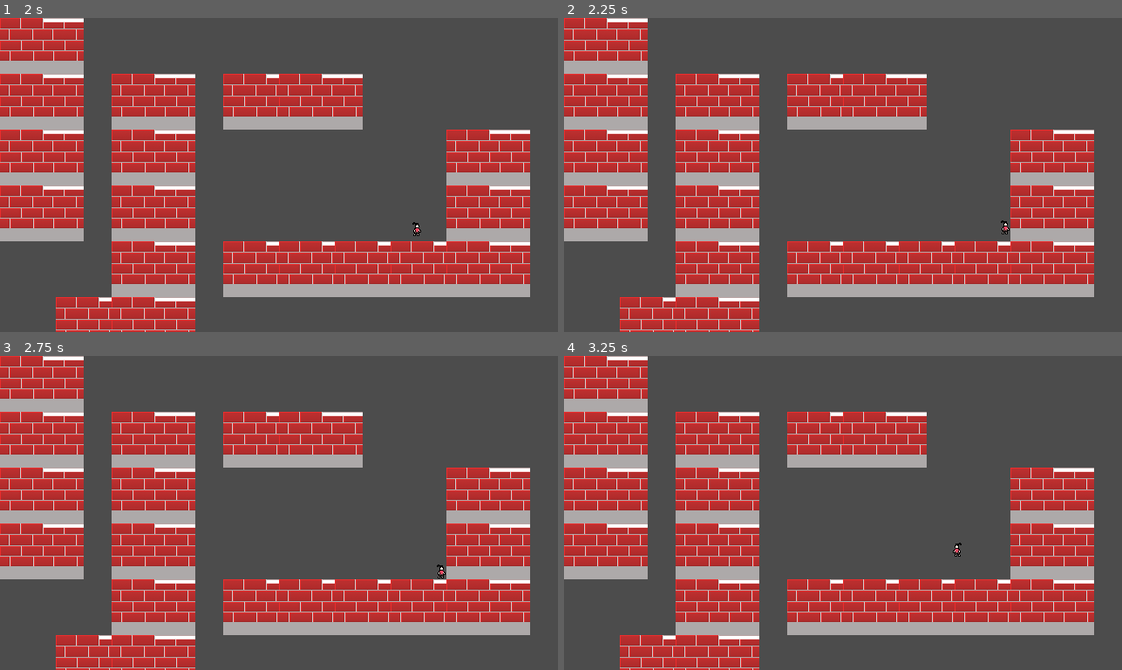
Above: before the commit, frames 1-4 (two rows, left to right).
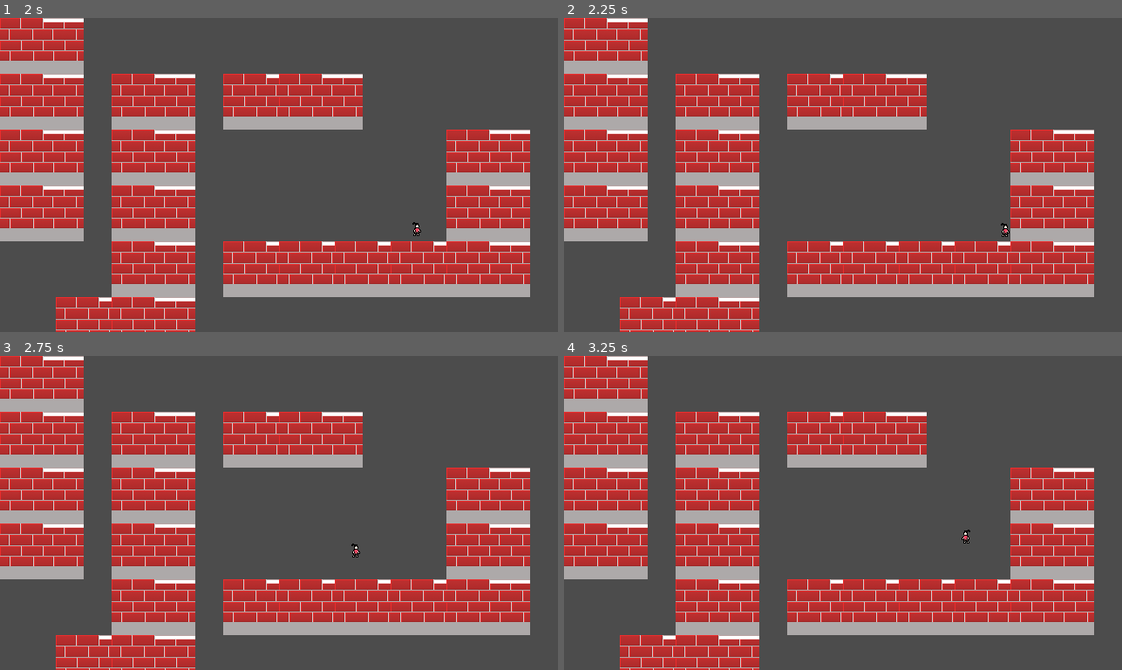
Above: after the commit, the same moments.

Repository: marcelo-lemos/Softwarrior
Game: Godot game, scene res://Nodes/UI/TitleScreen.tscn
Two runs of this game, one before a commit and one after it. Both use one fixed random seed, a clock stepped at 60 frames per second and the inputs below. The engine's default icon, where the game draws it, is replaced by a stand-in: a white triangle on a blue panel in a dark square.
Inputs (mouse positions are in pixels of both pictures, inside the frame that each line leads up to):
- Up to frame 1 (2 s): click (128, 140) at 0.5 s; tap Enter (ui_accept) at 1.25 s; hold Right (ui_right) from 1.28 s (still down); hold C (dash) from 1.28 s (still down); tap Z (jump) at 1.52, 1.55, 1.82 s
- Up to frame 2 (2.25 s): keep holding Right (ui_right); tap Enter (ui_accept) at 2 s; release C (dash) at 2.03 s; tap Z (jump) at 2.1 s
- Up to frame 3 (2.75 s): keep holding Right (ui_right); tap Z (jump) at 2.27, 2.57 s; tap C (dash) at 2.3 s
- Up to frame 4 (3.25 s): release Right (ui_right) at 2.78 s; hold Left (ui_left) from 2.78 s (still down); hold C (dash) from 2.78 s (still down); tap Z (jump) at 3.05 s

Frame 1 is identical in both runs. In frame 2, less than 0.1% of the frame differs, in the area x 78-80%, y 64-70%; in frame 3, less than 0.1%, in the area x 62-80%, y 59-71%; in frame 4, less than 0.1%.

Commit message:
implemented wall mechanics, removed unnecessary states

Diff:
--- a/game/Nodes/Characters/Player/Jump.gd
+++ /dev/null
@@ -1,38 +0,0 @@
-extends "Motion.gd"
-
-const JUMP_FORCE = -300
-const AIR_MOVE_SPEED = 200
-var jump_var_height = 100
-
-func enter():
-	print("Entered JUMP")
-	player.velocity.y = JUMP_FORCE
-
-func exit():
-	print("Exiting JUMP")
-	.exit()
-
-func handle_input(event):
-	if event.is_action_pressed("jump") and player.has_double_jump:
-		emit_signal("finished", "second_jump")
-	.handle_input(event)
-
-func update(delta):
-	if body.is_on_floor():
-		emit_signal("finished", "move")
-	elif check_wall(wallDetection):
-		emit_signal("finished", "on_wall")
-
-	var input_direction = get_input_direction()
-	player.velocity.x = input_direction[0] * AIR_MOVE_SPEED
-
-	player.velocity.x = lerp(player.velocity.x, player.velocity.x, 0.15)
-
-	if(Input.is_action_just_released("jump")):
-		check_jump_cut(jump_var_height)
-
-	.update(delta)
-
-func check_jump_cut(jump_height):
-	if player.velocity.y < -jump_height:
-		player.velocity.y = -jump_height
--- a/game/Nodes/Characters/Player/MidAir.gd
+++ b/game/Nodes/Characters/Player/MidAir.gd
@@ -1,14 +1,52 @@
-extends "Jump.gd"
+extends "Motion.gd"
+
+const MAX_AIR_SPEED = 200
+const AIR_ACCELERATION = 50
+const AIR_SLOWDOWN = 25
+
+const SECOND_JUMP_HEIGHT = -200
+
+var jump_var_height = 100
 
 func enter():
-	print("Entering MIDAIR")
-	pass
+	print("Entered AIR")
 
 func exit():
-	print("Exiting MIDAIR")
+	print("Exiting AIR")
+	.exit()
 
 func handle_input(event):
+	if event.is_action_pressed("jump") and player.has_double_jump:
+		player.velocity.y = SECOND_JUMP_HEIGHT
+		player.has_double_jump = false
 	.handle_input(event)
 
 func update(delta):
+	if body.is_on_floor():
+		emit_signal("finished", "move")
+	elif check_wall_left() and get_input_direction()[0] < 0:
+		emit_signal("finished", "on_wall")
+	elif check_wall_right() and get_input_direction()[0] > 0:
+		emit_signal("finished", "on_wall")
+
+	var input_direction = get_input_direction()
+	if input_direction:
+		player.velocity.x += input_direction[0] * AIR_ACCELERATION
+		player.velocity.x = (cap_velocity(player.velocity.x, MAX_AIR_SPEED))
+	elif player.velocity.x != 0:
+		apply_air_slowdown()
+
+	if(Input.is_action_just_released("jump")):
+		check_jump_cut(jump_var_height)
+
 	.update(delta)
+
+func check_jump_cut(jump_height):
+	if player.velocity.y < -jump_height:
+		player.velocity.y = -jump_height
+
+func apply_air_slowdown():
+	if player.velocity.x > 0:
+		player.velocity.x -= AIR_SLOWDOWN
+	elif player.velocity.x < 0:
+		player.velocity.x += AIR_SLOWDOWN
--- a/game/Nodes/Characters/Player/Motion.gd
+++ b/game/Nodes/Characters/Player/Motion.gd
@@ -13,7 +13,14 @@
 	return input_direction
 
 func update(delta):
+	check_direction()
 	check_sprite_dir()
+
+func check_direction():
+	if player.velocity.x > 0:
+		player.going_right = true
+	elif player.velocity.x < 0:
+		player.going_right = false
 
 func check_sprite_dir():
 	if player.velocity.x > 0:
@@ -21,8 +28,29 @@
 	elif player.velocity.x < 0:
 		sprite.flip_h = true
 
-func check_wall(wall_detection):
-	for raycast in wall_detection.get_children():
+func check_wall():
+	for raycast in wallDetection.get_children():
 		if raycast.is_colliding():
 			return true
 	return false
+
+func check_wall_left():
+	var head = wallDetection.get_node("FootLeft")
+	var foot = wallDetection.get_node("HeadLeft")
+	if head.is_colliding() or foot.is_colliding():
+		return true
+	return false
+
+func check_wall_right():
+	var head = wallDetection.get_node("FootRight")
+	var foot = wallDetection.get_node("HeadRight")
+	if head.is_colliding() or foot.is_colliding():
+		return true
+	return false
+
+func cap_velocity(current_velocity, max_velocity):
+	if current_velocity > max_velocity:
+		return max_velocity
+	if current_velocity < -max_velocity:
+		return -max_velocity
+	return current_velocity
--- a/game/Nodes/Characters/Player/Move.gd
+++ b/game/Nodes/Characters/Player/Move.gd
@@ -1,6 +1,11 @@
-extends "OnGround.gd"
+extends "Motion.gd"
 
 const MOVE_SPEED = 250
+const MOVE_ACCELERATION = 30
+const MAX_MOVE_SPEED = 250
+const GROUND_SLOWDOWN = 25
+
+const JUMP_FORCE = -300
 
 func enter():
 	print("Entering MOVE")
@@ -10,11 +15,28 @@
 	print("Exiting MOVE")
 
 func handle_input(event):
+	if event.is_action_pressed("jump") and body.is_on_floor():
+		player.velocity.y = JUMP_FORCE
+		emit_signal("finished", "mid_air")
 	return .handle_input(event)
 
 func update(delta):
-	player.velocity.x = get_input_direction()[0] * MOVE_SPEED
+	player.has_dash = true
+	player.has_double_jump = true
+
+	var input_direction = get_input_direction()
+	if input_direction:
+		player.velocity.x += get_input_direction()[0] * MOVE_ACCELERATION
+		player.velocity.x = cap_velocity(player.velocity.x, MAX_MOVE_SPEED)
+	elif player.velocity.x != 0:
+		apply_ground_slowdown()
 
 	if !body.is_on_floor():
 		emit_signal("finished", "mid_air")
 	.update(delta)
+
+func apply_ground_slowdown():
+	if player.velocity.x > 0:
+		player.velocity.x -= GROUND_SLOWDOWN
+	elif player.velocity.x < 0:
+		player.velocity.x += GROUND_SLOWDOWN
--- a/game/Nodes/Characters/Player/OnGround.gd
+++ /dev/null
@@ -1,11 +0,0 @@
-extends "Motion.gd"
-
-func handle_input(event):
-	if event.is_action_pressed("jump") and body.is_on_floor():
-		emit_signal("finished", "jump")
-	return .handle_input(event)
-
-func update(delta):
-	player.has_dash = true
-	player.has_double_jump = true
-	.update(delta)
--- a/game/Nodes/Characters/Player/OnWall.gd
+++ b/game/Nodes/Characters/Player/OnWall.gd
@@ -1,25 +1,48 @@
 extends "Motion.gd"
 
-const FRICTION = 8
+const WALL_SLIDE_VELOCITY = 50
+const WALL_JUMP_HEIGHT = -300
+const WALL_JUMP_HORIZONTAL = 200
+
+var wall_side
 
 func enter():
 	print("Entering ONWALL")
 	player.has_dash = true
+	player.has_double_jump = true
 	player.velocity.y = 0
 
 func exit():
 	print("Exiting ONWALL")
 
 func handle_input(event):
-	if event.is_action_pressed("jump") and get_input_direction()[0] != 0:
-		emit_signal("finished", "jump")
+	var inputH = get_input_direction()[0]
+
+	if (check_wall_right() and inputH < 0) or (check_wall_left() and inputH > 0):
+		emit_signal("finished", "mid_air")
+
+	if event.is_action_pressed("jump"):
+		if player.going_right:
+			player.velocity.x = -WALL_JUMP_HORIZONTAL
+			player.velocity.y = WALL_JUMP_HEIGHT
+			emit_signal("finished", "mid_air")
+		else:
+			player.velocity.x = WALL_JUMP_HORIZONTAL
+			player.velocity.y = WALL_JUMP_HEIGHT
+			emit_signal("finished", "mid_air")
+
 	.handle_input(event)
 
 func update(delta):
-	player.velocity.y -= FRICTION
-	player.velocity.x += 0.02
+	player.velocity.y = WALL_SLIDE_VELOCITY
 
 	if body.is_on_floor():
 		emit_signal("finished", "move")
 
+	elif player.going_right and !check_wall_right():
+		emit_signal("finished", "mid_air")
+
+	elif !player.going_right and !check_wall_left():
+		emit_signal("finished", "mid_air")
+
 	.update(delta)
--- a/game/Nodes/Characters/Player/Player.tscn
+++ b/game/Nodes/Characters/Player/Player.tscn
@@ -1,15 +1,13 @@
-[gd_scene load_steps=12 format=2]
+[gd_scene load_steps=10 format=2]
 
 [ext_resource path="res://Nodes/Characters/Player/PlayerController.gd" type="Script" id=1]
 [ext_resource path="res://Nodes/Characters/GenericCharacter.tscn" type="PackedScene" id=2]
 [ext_resource path="res://Assets/Sprites/MC/MapCharIdle0000.png" type="Texture" id=3]
 [ext_resource path="res://Nodes/Characters/Player/PlayerStateMachine.gd" type="Script" id=4]
 [ext_resource path="res://Nodes/Characters/Player/Move.gd" type="Script" id=5]
-[ext_resource path="res://Nodes/Characters/Player/Jump.gd" type="Script" id=6]
-[ext_resource path="res://Nodes/Characters/Player/Dash.gd" type="Script" id=7]
-[ext_resource path="res://Nodes/Characters/Player/MidAir.gd" type="Script" id=8]
-[ext_resource path="res://Nodes/Characters/Player/OnWall.gd" type="Script" id=9]
-[ext_resource path="res://Nodes/Characters/Player/SecondJump.gd" type="Script" id=10]
+[ext_resource path="res://Nodes/Characters/Player/Dash.gd" type="Script" id=6]
+[ext_resource path="res://Nodes/Characters/Player/MidAir.gd" type="Script" id=7]
+[ext_resource path="res://Nodes/Characters/Player/OnWall.gd" type="Script" id=8]
 
 [sub_resource type="RectangleShape2D" id=1]
 extents = Vector2( 6.11917, 8.2581 )
@@ -29,50 +27,46 @@
 
 [node name="WallDetection" type="Node2D" parent="GenericCharacter"]
 
-[node name="RayCastFootLeft" type="RayCast2D" parent="GenericCharacter/WallDetection"]
+[node name="FootLeft" type="RayCast2D" parent="GenericCharacter/WallDetection"]
 position = Vector2( 0, 6 )
 rotation = -3.14159
+enabled = true
 cast_to = Vector2( 10, 0 )
 collision_mask = 2
 
-[node name="RayCastHeadLeft" type="RayCast2D" parent="GenericCharacter/WallDetection"]
+[node name="HeadLeft" type="RayCast2D" parent="GenericCharacter/WallDetection"]
 position = Vector2( 0, -5.14 )
 rotation = -3.14159
+enabled = true
 cast_to = Vector2( 10, 0 )
 collision_mask = 2
 
-[node name="RayCastHeadRight" type="RayCast2D" parent="GenericCharacter/WallDetection"]
+[node name="HeadRight" type="RayCast2D" parent="GenericCharacter/WallDetection"]
 position = Vector2( 0, -5.14 )
+enabled = true
 cast_to = Vector2( 10, 0 )
 collision_mask = 2
 
-[node name="RayCastFootRight" type="RayCast2D" parent="GenericCharacter/WallDetection"]
+[node name="FootRight" type="RayCast2D" parent="GenericCharacter/WallDetection"]
 position = Vector2( 0, 6 )
 enabled = true
 cast_to = Vector2( 10, 0 )
 collision_mask = 2
 
 [node name="StateMachine" type="Node" parent="GenericCharacter"]
-editor/display_folded = true
 script = ExtResource( 4 )
 START_STATE = NodePath("Move")
 
 [node name="Move" type="Node" parent="GenericCharacter/StateMachine"]
 script = ExtResource( 5 )
 
-[node name="Jump" type="Node" parent="GenericCharacter/StateMachine"]
+[node name="Dash" type="Node" parent="GenericCharacter/StateMachine"]
 script = ExtResource( 6 )
 
-[node name="Dash" type="Node" parent="GenericCharacter/StateMachine"]
+[node name="MidAir" type="Node" parent="GenericCharacter/StateMachine"]
 script = ExtResource( 7 )
 
-[node name="MidAir" type="Node" parent="GenericCharacter/StateMachine"]
+[node name="OnWall" type="Node" parent="GenericCharacter/StateMachine"]
 script = ExtResource( 8 )
 
-[node name="OnWall" type="Node" parent="GenericCharacter/StateMachine"]
-script = ExtResource( 9 )
-
-[node name="SecondJump" type="Node" parent="GenericCharacter/StateMachine"]
-script = ExtResource( 10 )
-
 [editable path="GenericCharacter"]
--- a/game/Nodes/Characters/Player/PlayerController.gd
+++ b/game/Nodes/Characters/Player/PlayerController.gd
@@ -2,6 +2,8 @@
 
 const GRAVITY = 10.0
 const NORMAL = Vector2(0,-1)
+
+var going_right = true
 
 #physics vars
 onready var body = get_node("GenericCharacter")
--- a/game/Nodes/Characters/Player/SecondJump.gd
+++ /dev/null
@@ -1,17 +0,0 @@
-extends "Jump.gd"
-
-const SECOND_JUMP_HEIGHT = -200
-
-func enter():
-	print("Entering DJ")
-	player.has_double_jump = false
-	player.velocity.y = SECOND_JUMP_HEIGHT
-
-func exit():
-	print("Exiting DJ")
-
-func handle_input(event):
-	.handle_input(event)
-
-func update(delta):
-	.update(delta)
